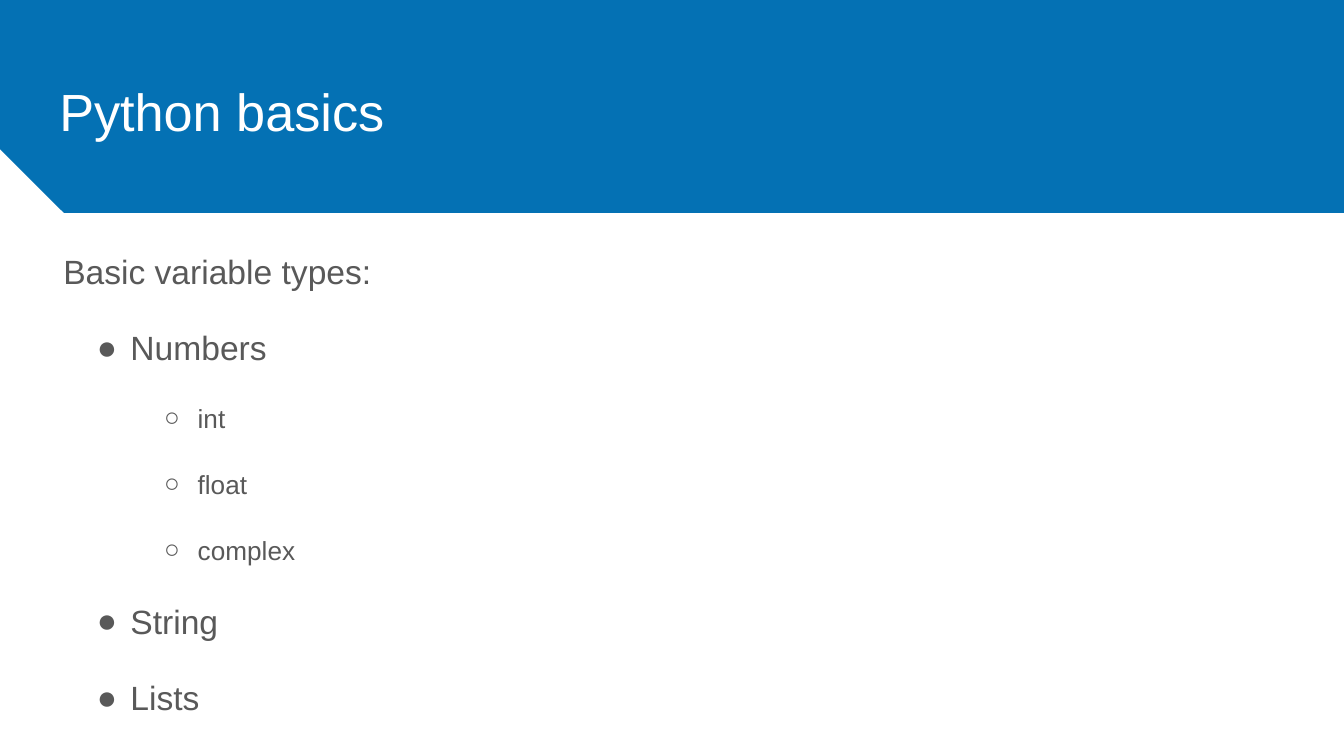
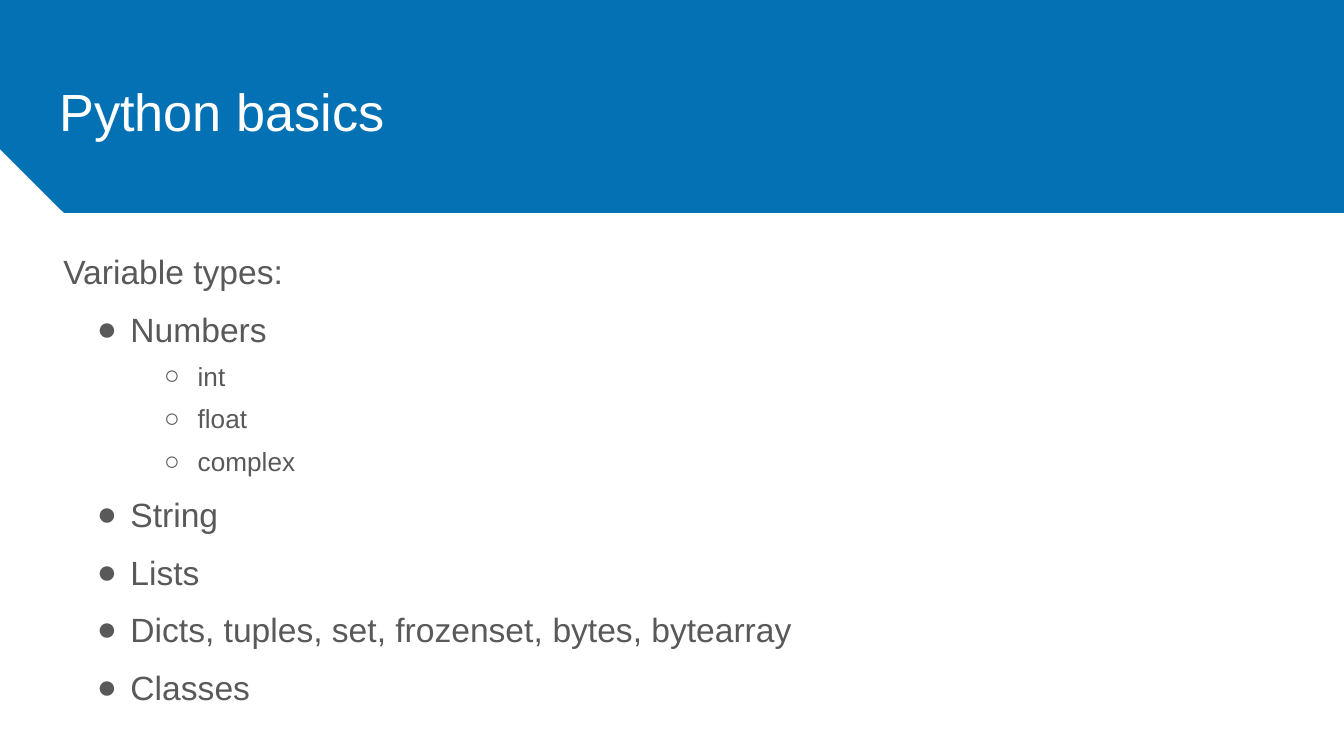
Before and after one commit to ieeeupsb/workshop-python, a slide deck: slide 6 of introPython3.pptx. Drawn at 1344x756 pixels with LibreOffice and Linux fonts; fonts in the diff are those of the drawing. Boxes give left, top, right and bottom in pixels: in the first picture for what was removed or moved away, otherwise in the second. Text is boxed around its words. In the diff, an @@ line names an element or a change of style, - is before the commit and + after.

```diff
--- a/introPython3.pptx
+++ b/introPython3.pptx
@@ text at box(63, 259, 283, 290): text changed @@
-Basic variable types:
+Variable types:
@@ text at box(130, 317, 295, 586): less space between paragraphs; line spacing 1.15 to 1 @@
@@ text at box(130, 617, 791, 701): paragraphs added @@
+● Dicts, tuples, set, frozenset, bytes, bytearray
+● Classes
```
Also in this commit, not shown: 4 other slides changed.
